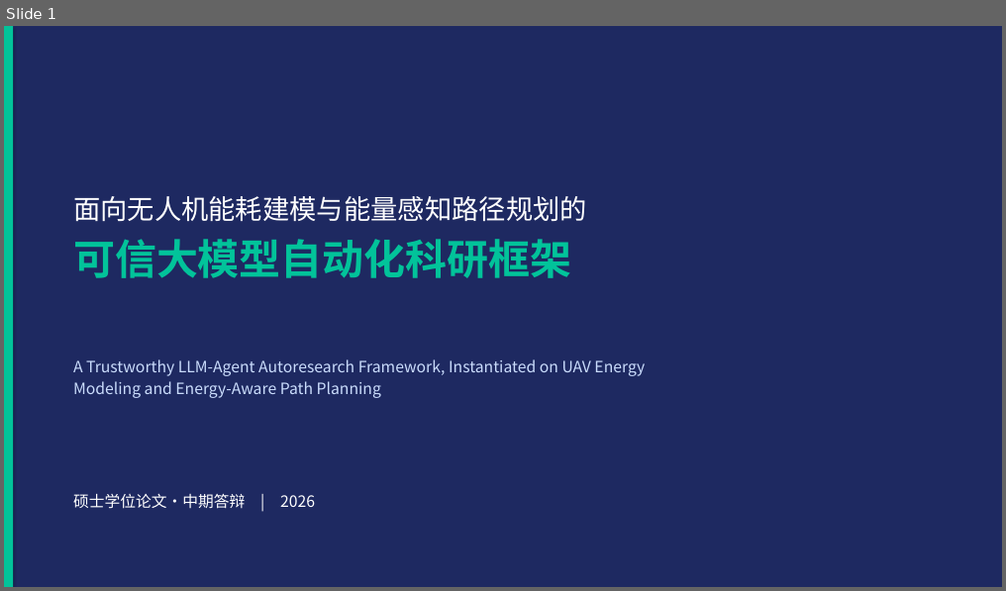
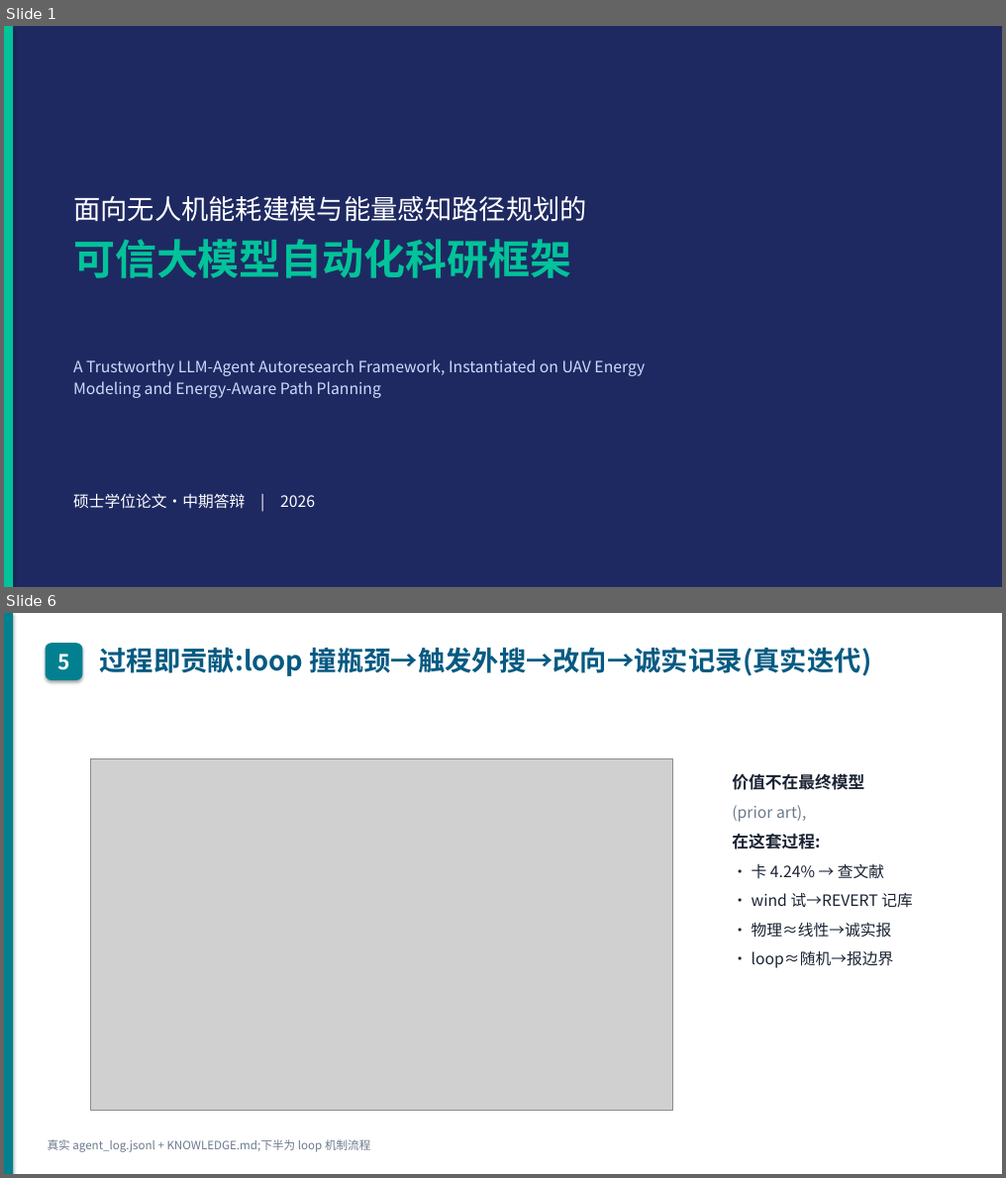
Before and after one commit to wbz0429/PathPlanningwithEnergy, a slide deck: autoresearch/energy_m100/experiments/midterm_defense.pptx. Shown one above the other, each under a label of ours: slide 1 before the commit, slides 1 and 6 after it; the slides between them are not shown. The pictures are 1006x591 and 1006x1178 pixels, drawn with LibreOffice and Linux fonts; fonts in the diff are those of the drawing; grey boxes stand for pictures. Boxes give left, top, right and bottom in pixels: in the first picture for what was removed or moved away, otherwise in the second. Text is boxed around its words. In the diff, an @@ line names an element or a change of style, - is before the commit and + after.

```diff
--- a/autoresearch/energy_m100/experiments/midterm_defense.pptx
+++ b/autoresearch/energy_m100/experiments/midterm_defense.pptx
@@ slide 6 added at [4,613,1002,1174], background #FFFFFF @@
@@ rectangle added at [4,613,13,1174], fill #028090 @@
@@ rounded rectangle added at [46,643,82,680], fill #028090, 20 pt, text #FFFFFF, bold @@
+5
@@ text added at [100,647,872,676], 26 pt, text #065A82, bold @@
+过程即贡献:loop 撞瓶颈→触发外搜→改向→诚实记录(真实迭代)
@@ picture added at [91,759,673,1111] @@
@@ text added at [732,773,912,968], 15 pt, text #1A2333 @@
+价值不在最终模型
+(prior art),
+在这套过程:
+· 卡 4.24% → 查文献
+· wind 试→REVERT 记库
+· 物理≈线性→诚实报
+· loop≈随机→报边界
@@ text added at [48,1140,370,1153], 11 pt, text #6B7A8D @@
+真实 agent_log.jsonl + KNOWLEDGE.md;下半为 loop 机制流程
```
Also in this commit, not shown: 17 slides changed, 3 other slides added, 1 other file.
